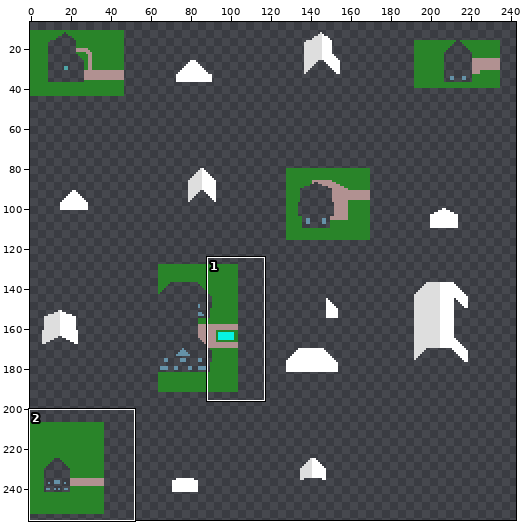
Sprite sheet, stored at Assets/Arts/Houses.png. Above, an overview of the earlier version with the close-up marked.
Close-up. The starting point:
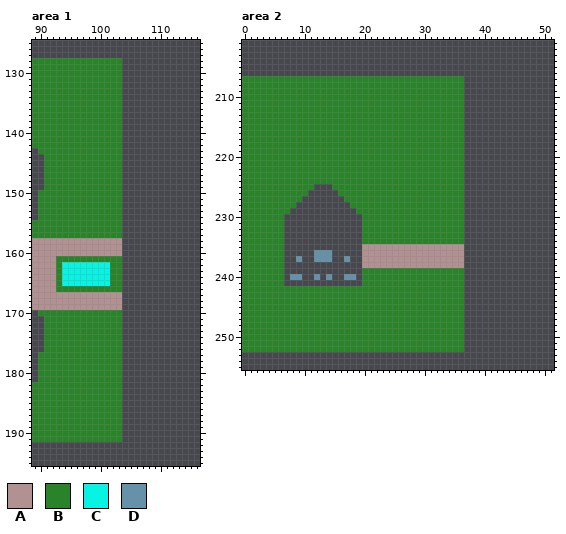
The file is 256x256 pixels. Shown: area 1: x 89..116, y 125..195; area 2: x 0..51, y 201..255. The wide view leaves out empty margins. The commit also changed other parts of the picture, which this record leaves out.
Palette (. is transparent): A #b19191  B #298429  C #07f3e3  D #6592a8
Pixels before, area 1, first column x 89:
128 BBBBBBBBBBBBBBB
129 BBBBBBBBBBBBBBB
130 BBBBBBBBBBBBBBB
131 BBBBBBBBBBBBBBB
132 BBBBBBBBBBBBBBB
133 BBBBBBBBBBBBBBB
134 BBBBBBBBBBBBBBB
135 BBBBBBBBBBBBBBB
136 BBBBBBBBBBBBBBB
137 BBBBBBBBBBBBBBB
138 BBBBBBBBBBBBBBB
139 BBBBBBBBBBBBBBB
140 BBBBBBBBBBBBBBB
141 BBBBBBBBBBBBBBB
142 BBBBBBBBBBBBBBB
143 .BBBBBBBBBBBBBB
144 ..BBBBBBBBBBBBB
145 ..BBBBBBBBBBBBB
146 ..BBBBBBBBBBBBB
147 ..BBBBBBBBBBBBB
148 ..BBBBBBBBBBBBB
149 ..BBBBBBBBBBBBB
150 .BBBBBBBBBBBBBB
151 .BBBBBBBBBBBBBB
152 .BBBBBBBBBBBBBB
153 .BBBBBBBBBBBBBB
154 .BBBBBBBBBBBBBB
155 BBBBBBBBBBBBBBB
156 BBBBBBBBBBBBBBB
157 BBBBBBBBBBBBBBB
158 AAAAAAAAAAAAAAA
159 AAAAAAAAAAAAAAA
160 AAAAAAAAAAAAAAA
161 AAAABBBBBBBBBBB
162 AAAABCCCCCCCCBB
163 AAAABCCCCCCCCBB
164 AAAABCCCCCCCCBB
165 AAAABCCCCCCCCBB
166 AAAABBBBBBBBBBB
167 AAAAAAAAAAAAAAA
168 AAAAAAAAAAAAAAA
169 AAAAAAAAAAAAAAA
170 .BBBBBBBBBBBBBB
171 ..BBBBBBBBBBBBB
172 ..BBBBBBBBBBBBB
173 ..BBBBBBBBBBBBB
174 ..BBBBBBBBBBBBB
175 ..BBBBBBBBBBBBB
176 ..BBBBBBBBBBBBB
177 .BBBBBBBBBBBBBB
178 .BBBBBBBBBBBBBB
179 .BBBBBBBBBBBBBB
180 .BBBBBBBBBBBBBB
181 .BBBBBBBBBBBBBB
182 BBBBBBBBBBBBBBB
183 BBBBBBBBBBBBBBB
184 BBBBBBBBBBBBBBB
185 BBBBBBBBBBBBBBB
186 BBBBBBBBBBBBBBB
187 BBBBBBBBBBBBBBB
188 BBBBBBBBBBBBBBB
189 BBBBBBBBBBBBBBB
190 BBBBBBBBBBBBBBB
191 BBBBBBBBBBBBBBB
Pixels before, area 2 (only the part around the change), first column x 0:
201 ....................................................
202 ....................................................
203 ....................................................
204 ....................................................
205 ....................................................
206 ....................................................
207 BBBBBBBBBBBBBBBBBBBBBBBBBBBBBBBBBBBBB...............
208 BBBBBBBBBBBBBBBBBBBBBBBBBBBBBBBBBBBBB...............
209 BBBBBBBBBBBBBBBBBBBBBBBBBBBBBBBBBBBBB...............
210 BBBBBBBBBBBBBBBBBBBBBBBBBBBBBBBBBBBBB...............
211 BBBBBBBBBBBBBBBBBBBBBBBBBBBBBBBBBBBBB...............
212 BBBBBBBBBBBBBBBBBBBBBBBBBBBBBBBBBBBBB...............
213 BBBBBBBBBBBBBBBBBBBBBBBBBBBBBBBBBBBBB...............
214 BBBBBBBBBBBBBBBBBBBBBBBBBBBBBBBBBBBBB...............
215 BBBBBBBBBBBBBBBBBBBBBBBBBBBBBBBBBBBBB...............
216 BBBBBBBBBBBBBBBBBBBBBBBBBBBBBBBBBBBBB...............
217 BBBBBBBBBBBBBBBBBBBBBBBBBBBBBBBBBBBBB...............
218 BBBBBBBBBBBBBBBBBBBBBBBBBBBBBBBBBBBBB...............
219 BBBBBBBBBBBBBBBBBBBBBBBBBBBBBBBBBBBBB...............
220 BBBBBBBBBBBBBBBBBBBBBBBBBBBBBBBBBBBBB...............
221 BBBBBBBBBBBBBBBBBBBBBBBBBBBBBBBBBBBBB...............
222 BBBBBBBBBBBBBBBBBBBBBBBBBBBBBBBBBBBBB...............
223 BBBBBBBBBBBBBBBBBBBBBBBBBBBBBBBBBBBBB...............
224 BBBBBBBBBBBBBBBBBBBBBBBBBBBBBBBBBBBBB...............
225 BBBBBBBBBBBB...BBBBBBBBBBBBBBBBBBBBBB...............
226 BBBBBBBBBBB.....BBBBBBBBBBBBBBBBBBBBB...............
227 BBBBBBBBBB.......BBBBBBBBBBBBBBBBBBBB...............
228 BBBBBBBBB.........BBBBBBBBBBBBBBBBBBB...............
229 BBBBBBBB...........BBBBBBBBBBBBBBBBBB...............
230 BBBBBBB.............BBBBBBBBBBBBBBBBB...............
231 BBBBBBB.............BBBBBBBBBBBBBBBBB...............
232 BBBBBBB.............BBBBBBBBBBBBBBBBB...............
233 BBBBBBB.............BBBBBBBBBBBBBBBBB...............
234 BBBBBBB.............BBBBBBBBBBBBBBBBB...............
235 BBBBBBB.............AAAAAAAAAAAAAAAAA...............
236 BBBBBBB.....DDD.....AAAAAAAAAAAAAAAAA...............
237 BBBBBBB..D..DDD..D..AAAAAAAAAAAAAAAAA...............
238 BBBBBBB.............AAAAAAAAAAAAAAAAA...............
239 BBBBBBB.............BBBBBBBBBBBBBBBBB...............
240 BBBBBBB.DD..D.D..DD.BBBBBBBBBBBBBBBBB...............
241 BBBBBBB.............BBBBBBBBBBBBBBBBB...............
242 BBBBBBBBBBBBBBBBBBBBBBBBBBBBBBBBBBBBB...............
243 BBBBBBBBBBBBBBBBBBBBBBBBBBBBBBBBBBBBB...............
244 BBBBBBBBBBBBBBBBBBBBBBBBBBBBBBBBBBBBB...............
245 BBBBBBBBBBBBBBBBBBBBBBBBBBBBBBBBBBBBB...............
246 BBBBBBBBBBBBBBBBBBBBBBBBBBBBBBBBBBBBB...............
247 BBBBBBBBBBBBBBBBBBBBBBBBBBBBBBBBBBBBB...............
248 BBBBBBBBBBBBBBBBBBBBBBBBBBBBBBBBBBBBB...............
249 BBBBBBBBBBBBBBBBBBBBBBBBBBBBBBBBBBBBB...............
250 BBBBBBBBBBBBBBBBBBBBBBBBBBBBBBBBBBBBB...............
251 BBBBBBBBBBBBBBBBBBBBBBBBBBBBBBBBBBBBB...............
252 BBBBBBBBBBBBBBBBBBBBBBBBBBBBBBBBBBBBB...............
253 ....................................................
254 ....................................................
255 ....................................................
Now the later version:
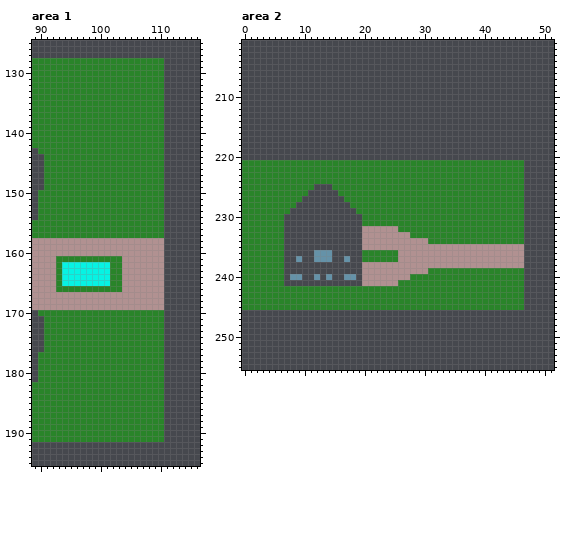
The edit:
Changed rows in their new state; - is an unchanged pixel.
Area 1:
first column x 104:
128 BBBBBBB
129 BBBBBBB
130 BBBBBBB
131 BBBBBBB
132 BBBBBBB
133 BBBBBBB
134 BBBBBBB
135 BBBBBBB
136 BBBBBBB
137 BBBBBBB
138 BBBBBBB
139 BBBBBBB
140 BBBBBBB
141 BBBBBBB
142 BBBBBBB
143 BBBBBBB
144 BBBBBBB
145 BBBBBBB
146 BBBBBBB
147 BBBBBBB
148 BBBBBBB
149 BBBBBBB
150 BBBBBBB
151 BBBBBBB
152 BBBBBBB
153 BBBBBBB
154 BBBBBBB
155 BBBBBBB
156 BBBBBBB
157 BBBBBBB
158 AAAAAAA
159 AAAAAAA
160 AAAAAAA
161 AAAAAAA
162 AAAAAAA
163 AAAAAAA
164 AAAAAAA
165 AAAAAAA
166 AAAAAAA
167 AAAAAAA
168 AAAAAAA
169 AAAAAAA
170 BBBBBBB
171 BBBBBBB
172 BBBBBBB
173 BBBBBBB
174 BBBBBBB
175 BBBBBBB
176 BBBBBBB
177 BBBBBBB
178 BBBBBBB
179 BBBBBBB
180 BBBBBBB
181 BBBBBBB
182 BBBBBBB
183 BBBBBBB
184 BBBBBBB
185 BBBBBBB
186 BBBBBBB
187 BBBBBBB
188 BBBBBBB
189 BBBBBBB
190 BBBBBBB
191 BBBBBBB
Area 2:
first column x 0:
207 .....................................----------
208 .....................................----------
209 .....................................----------
210 .....................................----------
211 .....................................----------
212 .....................................----------
213 .....................................----------
214 .....................................----------
215 .....................................----------
216 .....................................----------
217 .....................................----------
218 .....................................----------
219 .....................................----------
220 .....................................----------
221 -------------------------------------BBBBBBBBBB
222 -------------------------------------BBBBBBBBBB
223 -------------------------------------BBBBBBBBBB
224 -------------------------------------BBBBBBBBBB
225 -------------------------------------BBBBBBBBBB
226 -------------------------------------BBBBBBBBBB
227 -------------------------------------BBBBBBBBBB
228 -------------------------------------BBBBBBBBBB
229 -------------------------------------BBBBBBBBBB
230 -------------------------------------BBBBBBBBBB
231 -------------------------------------BBBBBBBBBB
232 --------------------AAAAAA-----------BBBBBBBBBB
233 --------------------AAAAAAAA---------BBBBBBBBBB
234 --------------------AAAAAAAAAAA------BBBBBBBBBB
235 -------------------------------------AAAAAAAAAA
236 --------------------BBBBBB-----------AAAAAAAAAA
237 --------------------BBBBBB-----------AAAAAAAAAA
238 -------------------------------------AAAAAAAAAA
239 --------------------AAAAAAAAAAA------BBBBBBBBBB
240 --------------------AAAAAAAA---------BBBBBBBBBB
241 --------------------AAAAAA-----------BBBBBBBBBB
242 -------------------------------------BBBBBBBBBB
243 -------------------------------------BBBBBBBBBB
244 -------------------------------------BBBBBBBBBB
245 -------------------------------------BBBBBBBBBB
246 .....................................----------
247 .....................................----------
248 .....................................----------
249 .....................................----------
250 .....................................----------
251 .....................................----------
252 .....................................----------
Boxes around the changes in both close-ups, in picture pixels (x1, y1, x2, y2):
added: (122, 58, 164, 442)
changed: (242, 76, 524, 352)
